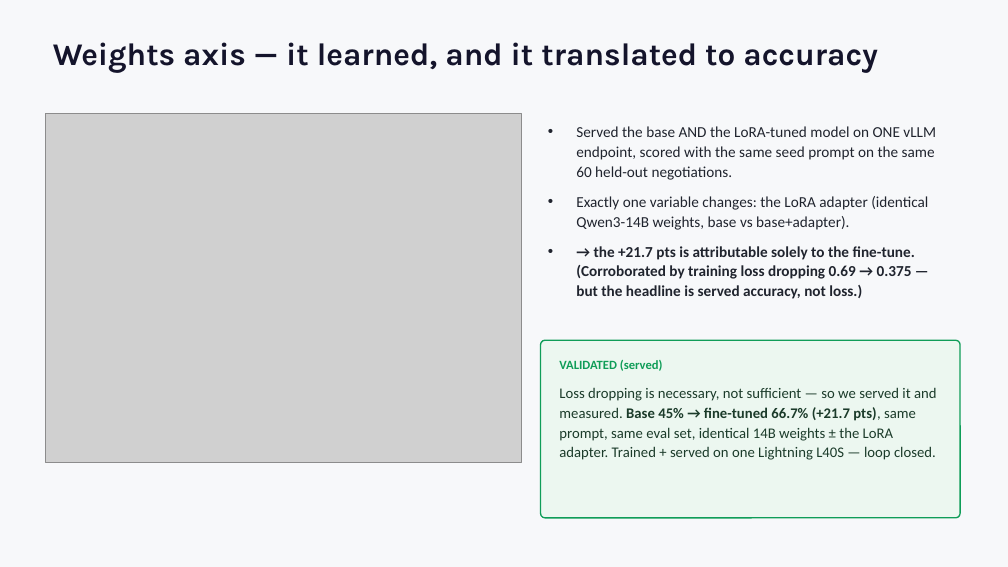
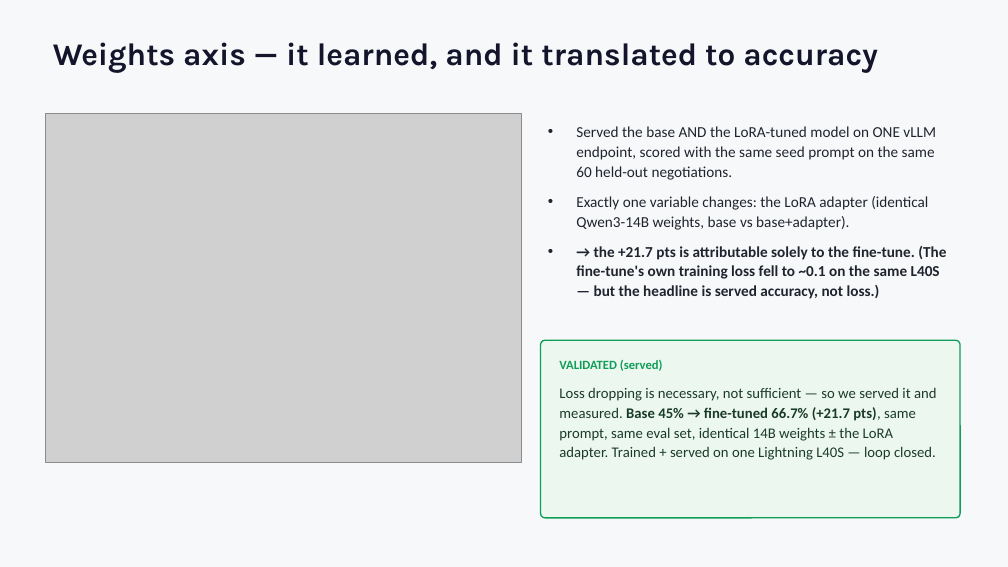
Before and after one commit to Leapfrogger-ai/oss-sia-haggle, a slide deck: slide 3 of demo/Haggle_SIA_Nebius.pptx. Drawn at 1008x567 pixels with LibreOffice and Linux fonts; fonts in the diff are those of the drawing; grey boxes stand for pictures. Boxes give left, top, right and bottom in pixels: in the first picture for what was removed or moved away, otherwise in the second. Text is boxed around its words. In the diff, an @@ line names an element or a change of style, - is before the commit and + after.

```diff
--- a/demo/Haggle_SIA_Nebius.pptx
+++ b/demo/Haggle_SIA_Nebius.pptx
@@ text at (576, 246, 946, 299): text changed @@
-• → the +21.7 pts is attributable solely to the fine-tune. (Corroborated by training loss dropping 0.69 → 0.375 — but the headline is served accuracy, not loss.)
+• → the +21.7 pts is attributable solely to the fine-tune. (The fine-tune's own training loss fell to ~0.1 on the same L40S — but the headline is served accuracy, not loss.)
```
Also in this commit, not shown: 1 other file.
